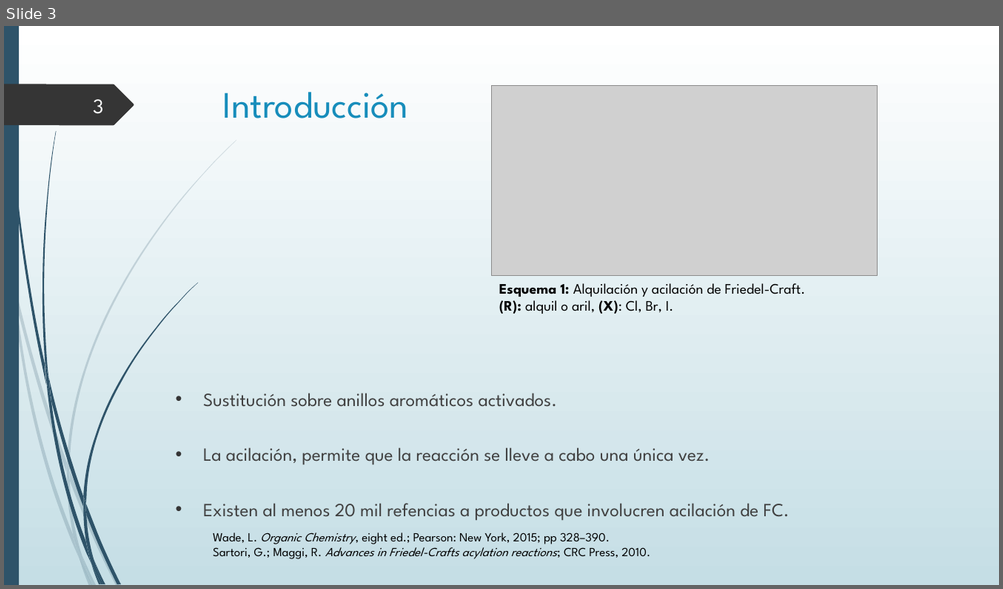
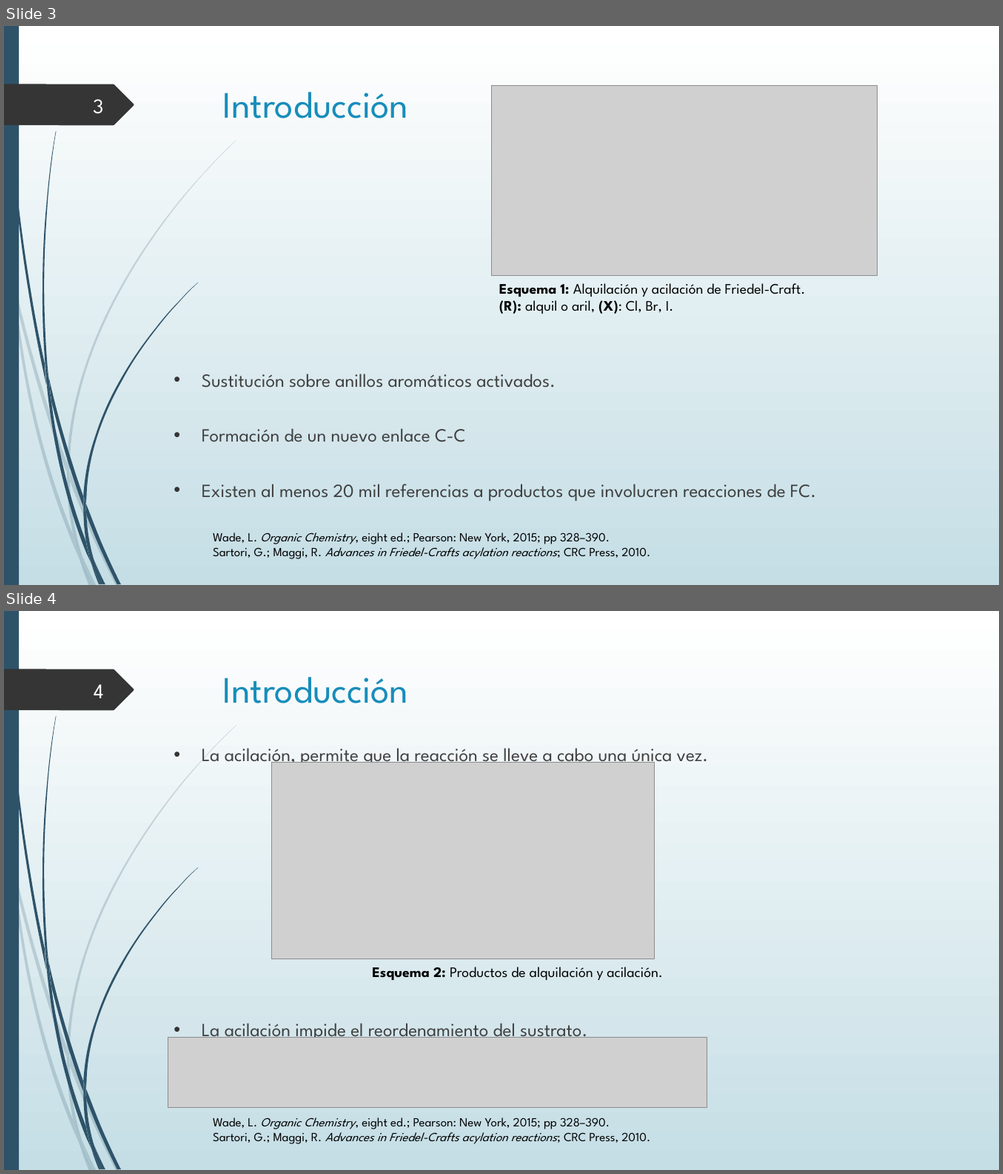
Before and after one commit to jsbarbosa/organica3, a slide deck: 5-AcilacionFC/seminario/AcilacionFC.ppt. Shown one above the other, each under a label of ours: slide 3 before the commit, slides 3 and 4 after it. The pictures are 1003x589 and 1003x1174 pixels, drawn with LibreOffice and Linux fonts; fonts in the diff are those of the drawing; grey boxes stand for pictures. Boxes give left, top, right and bottom in pixels: in the first picture for what was removed or moved away, otherwise in the second. Text is boxed around its words. In the diff, an @@ line names an element or a change of style, - is before the commit and + after.

```diff
--- a/5-AcilacionFC/seminario/AcilacionFC.ppt
+++ b/5-AcilacionFC/seminario/AcilacionFC.ppt
@@ slide 4 added at [4,611,999,1170], background gradient #FFFFFF to #C5DEE5; not listed: 24 template elements that a slide beside it also shows @@
@@ text added at [223,677,409,703], 36 pt, text #178DBB @@
+Introducción
@@ page number added at [94,684,104,698], 20 pt, text #FEFFFF @@
+4
@@ text added at [202,748,708,1038], 18 pt, text #404040 @@
+• La acilación, permite que la reacción se lleve a cabo una única vez.
+• La acilación impide el reordenamiento del sustrato.
@@ picture added at [272,763,654,960] @@
@@ text added at [372,967,663,980], 14 pt, text #000000 @@
+Esquema 2: Productos de alquilación y acilación.
@@ picture added at [168,1037,706,1108] @@
@@ text added at [213,1118,650,1145], 12 pt, text #000000 @@
+Wade, L. Organic Chemistry, eight ed.; Pearson: New York, 2015; pp 328–390.
+Sartori, G.; Maggi, R. Advances in Friedel-Crafts acylation reactions; CRC Press, 2010.
@@ slide 3 changed as well @@
@@ text "Sustitución sobre anillos aromáticos activados.": place and size @@
-text "Sustitución sobre anillos aromáticos activados." at [203,393,789,521]
+text "Sustitución sobre anillos aromáticos activados." at [202,374,816,502]
@@ text at [202,429,816,502]: text changed @@
-• La acilación, permite que la reacción se lleve a cabo una única vez.
-• Existen al menos 20 mil refencias a productos que involucren acilación de FC.
+• Formación de un nuevo enlace C-C
+• Existen al menos 20 mil referencias a productos que involucren reacciones de FC.
```
Also in this commit, not shown: 4 other slides changed, 16 other files.
